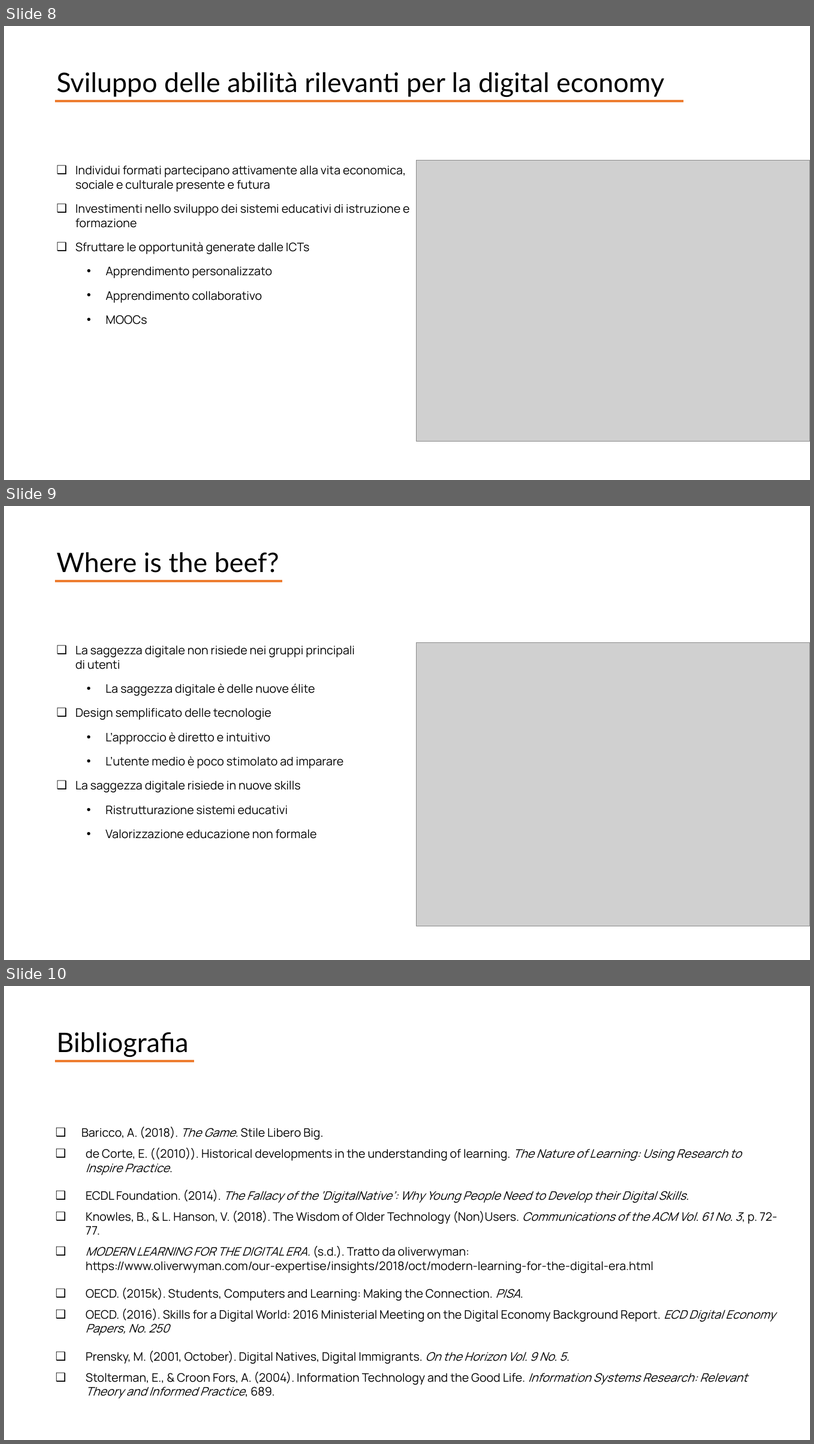
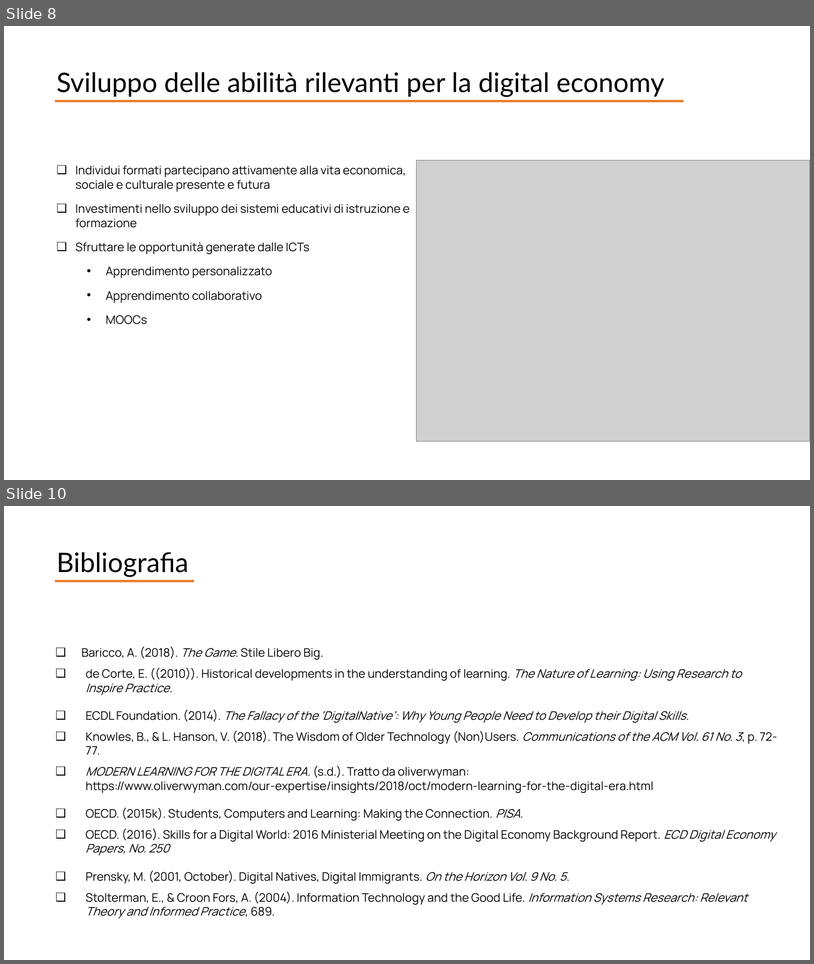
Before and after one commit to giocoal/air-quality-milano-interactive-data-visualization-tableau, a slide deck: Report/Presentazione_progetto_SIIS_Merelli_Carbone_Grosso.pptx. Shown one above the other, each under a label of ours: slides 8, 9 and 10 before the commit, slides 8 and 10 after it; the slides between them are not shown. The pictures are 814x1444 and 814x964 pixels, drawn with LibreOffice and Linux fonts; fonts in the diff are those of the drawing; grey boxes stand for pictures. Boxes give left, top, right and bottom in pixels: in the first picture for what was removed or moved away, otherwise in the second. Text is boxed around its words. In the diff, an @@ line names an element or a change of style, - is before the commit and + after.

```diff
--- a/Report/Presentazione_progetto_SIIS_Merelli_Carbone_Grosso.pptx
+++ b/Report/Presentazione_progetto_SIIS_Merelli_Carbone_Grosso.pptx
@@ slide 9 removed at [4,506,810,960], background #FFFFFF @@
@@ text removed at [57,552,279,573] @@
-Where is the beef?
@@ line removed from (56, 581) to (282, 581) @@
@@ text removed at [75,645,355,838] @@
-❑ La saggezza digitale non risiede nei gruppi principali di utenti
-  • La saggezza digitale è delle nuove élite
-❑ Design semplificato delle tecnologie
-  • L’approccio è diretto e intuitivo
-  • L’utente medio è poco stimolato ad imparare
-❑ La saggezza digitale risiede in nuove skills
-  • Ristrutturazione sistemi educativi
-  • Valorizzazione educazione non formale
@@ picture removed at [417,642,810,926] @@
```
Also in this commit, not shown: 1 slide added, 10 other files.
